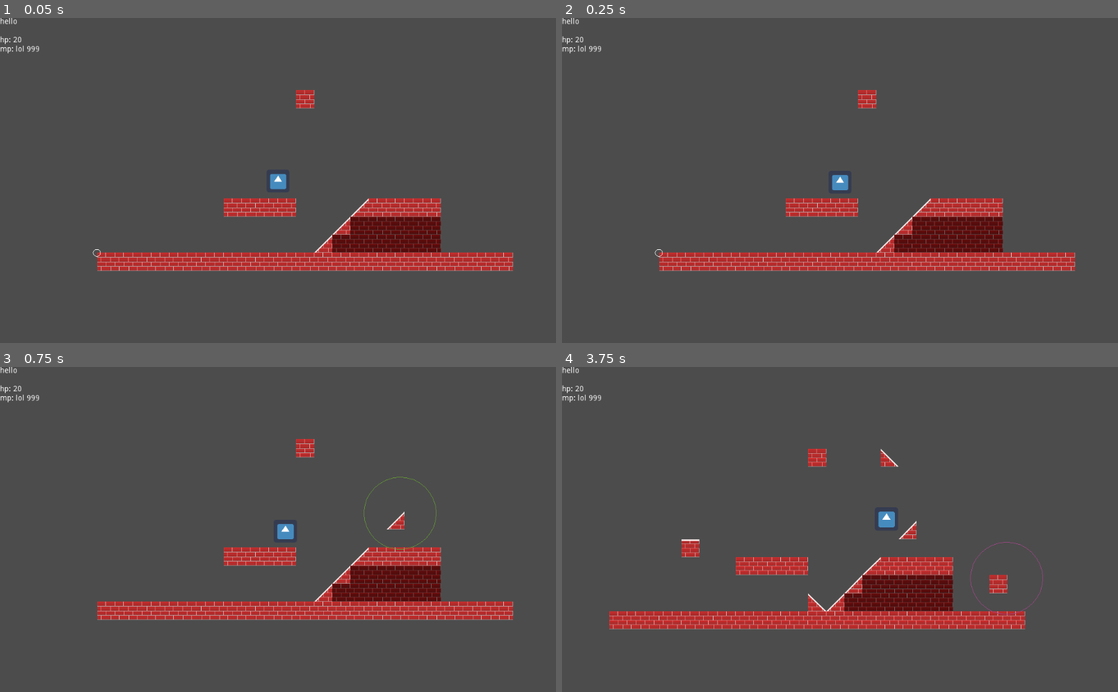
Above: before the commit, frames 1-4 (two rows, left to right).
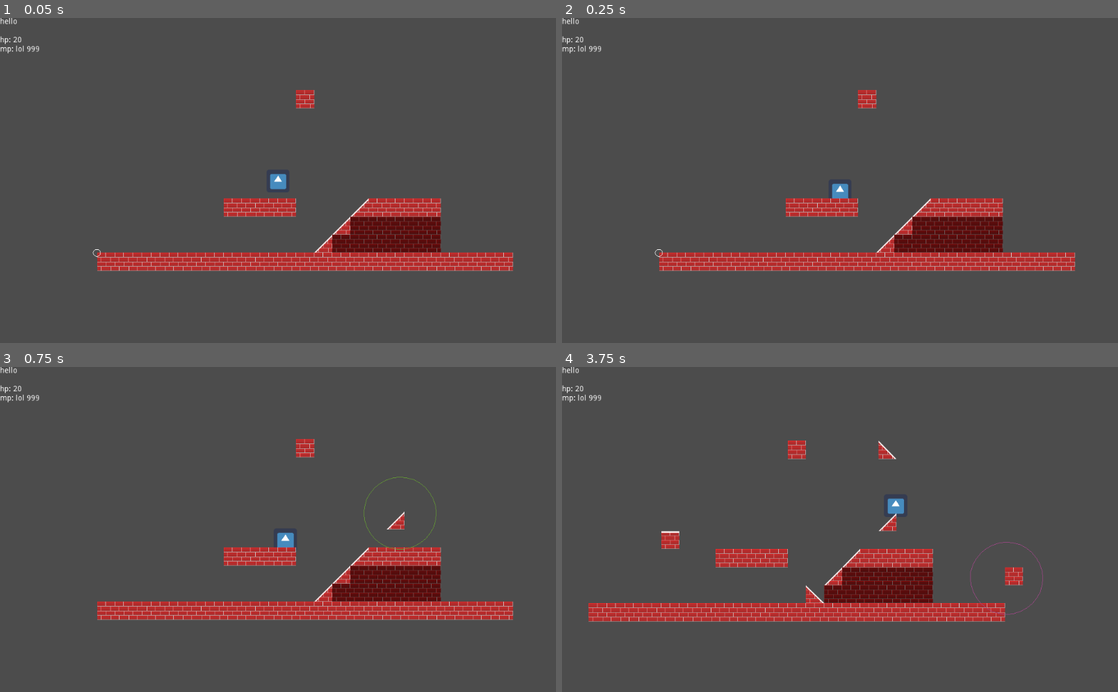
Above: after the commit, the same moments.

Repository: HenryFBP/2d-godot-game
Game: Godot game, scene res://main.tscn
Same seed, same stepped clock (60 frames per second), same inputs: the game is played once before the commit and once after it. The engine's default icon, where the game draws it, is replaced by a stand-in: a white triangle on a blue panel in a dark square.
Inputs (mouse positions are in pixels of both pictures, inside the frame that each line leads up to):
- Up to frame 1 (0.05 s): no input
- Up to frame 2 (0.25 s): no input
- Up to frame 3 (0.75 s): tap Enter at 0.5 s; move the mouse to (400, 513) at 0.52 s; press the mouse at (400, 513) at 0.53 s; hold D (player_right) from 0.53 s (still down)
- Up to frame 4 (3.75 s): tap Space (player_jump) at 0.77, 1.52, 3.02 s; move the mouse to (728, 545) at 1.27 s; release the mouse at (728, 545) at 1.28 s; click (728, 545) at 1.35 s; move the mouse to (895, 458) at 2.02 s; release D (player_right) at 2.03 s; press the mouse at (895, 458) at 2.03 s; hold A (player_left) 2.03-2.78 s; move the mouse to (812, 594) at 2.77 s; release the mouse at (812, 594) at 2.78 s; hold D (player_right) from 2.78 s (still down); click (812, 594) at 2.85 s; move the mouse to (1006, 578) at 3.52 s; press the mouse at (1006, 578) at 3.53 s

Frame 1 is identical in both runs. In frame 2, 0.2% of the frame differs, in the area x 48-52%, y 48-56%; in frame 3, 0.2%; in frame 4, 11%, in the area x 4-84%, y 22-81%.

Commit message:
fix offset problem

Diff:
--- a/tilesets/tileset.tres
+++ b/tilesets/tileset.tres
@@ -5,22 +5,22 @@
 [sub_resource type="ConvexPolygonShape2D" id=1]
 
 custom_solver_bias = 0.0
-points = PoolVector2Array( -25, 25, -25, -25, 25, -25, 25, 25 )
+points = PoolVector2Array( 0, 50, 0, 0, 50, 0, 50, 50 )
 
 [sub_resource type="ConvexPolygonShape2D" id=2]
 
 custom_solver_bias = 0.0
-points = PoolVector2Array( -25, 25, -25, -25, 25, -25, 25, 25 )
+points = PoolVector2Array( 0, 50, 0, 0, 50, 0, 50, 50 )
 
 [sub_resource type="ConvexPolygonShape2D" id=3]
 
 custom_solver_bias = 0.0
-points = PoolVector2Array( -25, 25, 25, -25, 25, 25 )
+points = PoolVector2Array( 0, 50, 50, 0, 50, 50 )
 
 [sub_resource type="ConvexPolygonShape2D" id=4]
 
 custom_solver_bias = 0.0
-points = PoolVector2Array( -25, 25, -25, -25, 25, 25 )
+points = PoolVector2Array( 0, 50, 0, 0, 50, 50 )
 
 [resource]
 
--- a/tilesets/tileset.tscn
+++ b/tilesets/tileset.tscn
@@ -4,12 +4,10 @@
 
 [node name="Node2D" type="Node2D" index="0"]
 
-position = Vector2( 32, 32 )
 _sections_unfolded = [ "Transform" ]
 
 [node name="Wall" type="Sprite" parent="." index="0"]
 
-position = Vector2( -32, -32 )
 texture = ExtResource( 1 )
 centered = false
 region_enabled = true
@@ -21,7 +19,6 @@
 
 [node name="StaticBody2D" type="StaticBody2D" parent="Wall" index="0"]
 
-position = Vector2( 25, 25 )
 input_pickable = false
 collision_layer = 1
 collision_mask = 1
@@ -34,12 +31,12 @@
 [node name="CollisionPolygon2D" type="CollisionPolygon2D" parent="Wall/StaticBody2D" index="0"]
 
 build_mode = 0
-polygon = PoolVector2Array( 25, 25, 25, -25, -25, -25, -25, 25 )
+polygon = PoolVector2Array( 50, 50, 50, 0, 0, 0, 0, 50 )
 _sections_unfolded = [ "Transform" ]
 
 [node name="WallGround" type="Sprite" parent="." index="1"]
 
-position = Vector2( 18, -32 )
+position = Vector2( 50, 0 )
 texture = ExtResource( 1 )
 centered = false
 region_enabled = true
@@ -51,7 +48,6 @@
 
 [node name="StaticBody2D" type="StaticBody2D" parent="WallGround" index="0"]
 
-position = Vector2( 25, 25 )
 input_pickable = false
 collision_layer = 1
 collision_mask = 1
@@ -64,12 +60,12 @@
 [node name="CollisionPolygon2D" type="CollisionPolygon2D" parent="WallGround/StaticBody2D" index="0"]
 
 build_mode = 0
-polygon = PoolVector2Array( 25, 25, 25, -25, -25, -25, -25, 25 )
+polygon = PoolVector2Array( 50, 50, 50, 0, 0, 0, 0, 50 )
 _sections_unfolded = [ "Transform" ]
 
 [node name="WallAngleLeft" type="Sprite" parent="." index="2"]
 
-position = Vector2( 68, -32 )
+position = Vector2( 100, 0 )
 texture = ExtResource( 1 )
 centered = false
 region_enabled = true
@@ -81,7 +77,6 @@
 
 [node name="StaticBody2D" type="StaticBody2D" parent="WallAngleLeft" index="0"]
 
-position = Vector2( 25, 25 )
 input_pickable = false
 collision_layer = 1
 collision_mask = 1
@@ -94,11 +89,11 @@
 [node name="CollisionPolygon2D" type="CollisionPolygon2D" parent="WallAngleLeft/StaticBody2D" index="0"]
 
 build_mode = 0
-polygon = PoolVector2Array( 25, 25, 25, -25, -25, 25 )
+polygon = PoolVector2Array( 50, 50, 50, 0, 0, 50 )
 
 [node name="WallAngleRight" type="Sprite" parent="." index="3"]
 
-position = Vector2( 118, -32 )
+position = Vector2( 150, 0 )
 texture = ExtResource( 1 )
 centered = false
 region_enabled = true
@@ -110,7 +105,6 @@
 
 [node name="StaticBody2D" type="StaticBody2D" parent="WallAngleRight" index="0"]
 
-position = Vector2( 25, 25 )
 input_pickable = false
 collision_layer = 1
 collision_mask = 1
@@ -123,12 +117,12 @@
 [node name="CollisionPolygon2D" type="CollisionPolygon2D" parent="WallAngleRight/StaticBody2D" index="0"]
 
 build_mode = 0
-polygon = PoolVector2Array( 25, 25, -25, -25, -25, 25 )
+polygon = PoolVector2Array( 50, 50, 0, 0, 0, 50 )
 _sections_unfolded = [ "Transform" ]
 
 [node name="WallDark" type="Sprite" parent="." index="4"]
 
-position = Vector2( 168, -32 )
+position = Vector2( 200, 0 )
 texture = ExtResource( 1 )
 centered = false
 region_enabled = true
@@ -140,7 +134,6 @@
 
 [node name="StaticBody2D" type="StaticBody2D" parent="WallDark" index="0"]
 
-position = Vector2( 25, 25 )
 input_pickable = false
 collision_layer = 1
 collision_mask = 1
